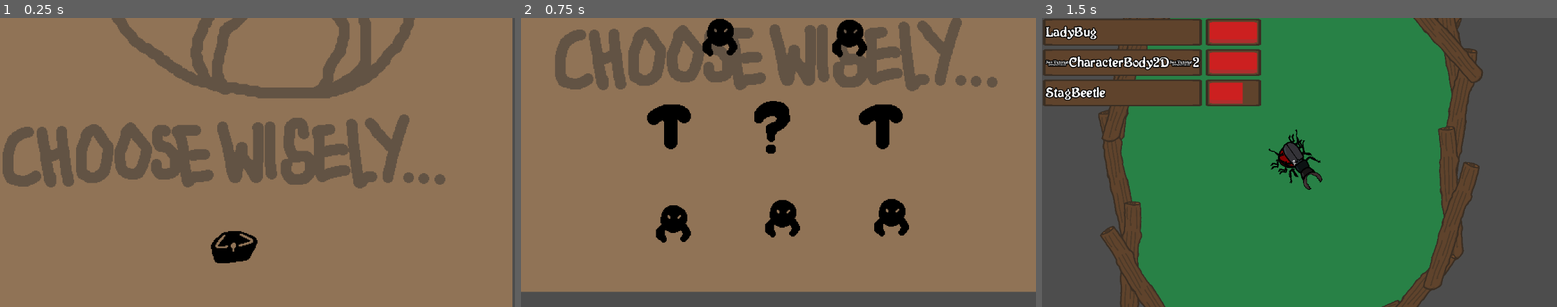
Above: before the commit, frames 1-3 (left to right).
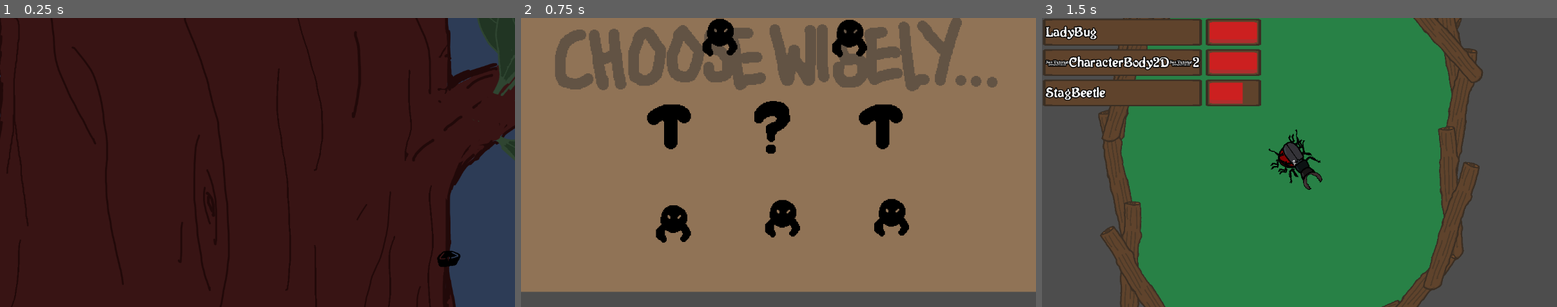
Above: after the commit, the same moments.

Repository: YewChian/BeetleArena
Game: Godot game, scene res://Events/free_beetle_event.tscn
Two runs of this game, one before a commit and one after it. Both use one fixed random seed, a clock stepped at 60 frames per second and the inputs below. This scene is started directly instead of the project's main scene.
Inputs (mouse positions are in pixels of both pictures, inside the frame that each line leads up to; where the layout moved, square brackets give the same spot in the first picture):
- Up to frame 1 (0.25 s): no input
- Up to frame 2 (0.75 s): click (969, 260) [752, 252] at 0.5 s
- Up to frame 3 (1.5 s): click (1196, 223) at 1.25 s

The runs differ from the first frame. In frame 1, 100% of the frame differs, in the area x 0-100%, y 0-100%; in frame 2, nothing differs; in frame 3, nothing differs.

Commit message:
added tree background

Diff:
--- a/Events/free_beetle_event.tscn
+++ b/Events/free_beetle_event.tscn
@@ -1,21 +1,41 @@
-[gd_scene load_steps=3 format=3 uid="uid://ggjrx03m4jtf"]
+[gd_scene load_steps=5 format=3 uid="uid://ggjrx03m4jtf"]
 
-[ext_resource type="Texture2D" uid="uid://bx6k2siwavo30" path="res://Assets/UI/PathBackground.png" id="1_ajdbh"]
+[ext_resource type="Texture2D" uid="uid://dufhehk10vlwk" path="res://Assets/Backgrounds/TREE.png" id="1_xiqcd"]
+[ext_resource type="Texture2D" uid="uid://dw5d3kc7dwowe" path="res://Assets/Backgrounds/TREELEAVES.png" id="2_3j4ua"]
 [ext_resource type="PackedScene" uid="uid://b7p4xbu3c7hra" path="res://Events/returntomain.tscn" id="2_5qi2h"]
+[ext_resource type="PackedScene" uid="uid://teiess873lvn" path="res://Bodies/LadyBug.tscn" id="4_sutbv"]
 
-[node name="FreeBeetleEvent" type="Node2D"]
-position = Vector2(39, 18)
+[node name="FreeBeetleEvent" type="Control"]
+layout_mode = 3
+anchors_preset = 0
+offset_left = 39.0
+offset_top = 18.0
+offset_right = 39.0
+offset_bottom = 18.0
 
-[node name="TextureRect" type="TextureRect" parent="."]
-offset_left = 323.0
-offset_top = -402.0
-offset_right = 963.0
-offset_bottom = 558.0
-texture = ExtResource("1_ajdbh")
+[node name="Tree" type="TextureRect" parent="."]
+layout_mode = 1
+anchors_preset = 15
+anchor_right = 1.0
+anchor_bottom = 1.0
+grow_horizontal = 2
+grow_vertical = 2
+texture = ExtResource("1_xiqcd")
+
+[node name="Leaves" type="TextureRect" parent="."]
+z_index = 1
+layout_mode = 1
+anchors_preset = 15
+anchor_right = 1.0
+anchor_bottom = 1.0
+grow_horizontal = 2
+grow_vertical = 2
+texture = ExtResource("2_3j4ua")
 
 [node name="Camera2D" type="Camera2D" parent="."]
-position = Vector2(678, 304)
-zoom = Vector2(2, 2)
 
 [node name="Returntomain" parent="." instance=ExtResource("2_5qi2h")]
-position = Vector2(115, 56)
+position = Vector2(-109, -127)
+
+[node name="LadyBug" parent="." instance=ExtResource("4_sutbv")]
+position = Vector2(613, -499)
--- a/StartRunScene.tscn
+++ b/StartRunScene.tscn
@@ -120,7 +120,7 @@
 
 [node name="StartRunButton" type="Button" parent="MarginContainer2"]
 layout_mode = 2
-text = "Beetle Time"
+text = "BUG OUT!!!"
 script = ExtResource("6_k3mop")
 
 [connection signal="pressed" from="MarginContainer/HBoxContainer/SelectBeetle1Button" to="MarginContainer/HBoxContainer/SelectBeetle1Button" method="_on_pressed"]
Binary file added: Assets/Backgrounds/TREE.png
Not shown, added: Assets/Backgrounds/TREE.png.import
Binary file added: Assets/Backgrounds/TREELEAVES.png
Not shown, added: Assets/Backgrounds/TREELEAVES.png.import
